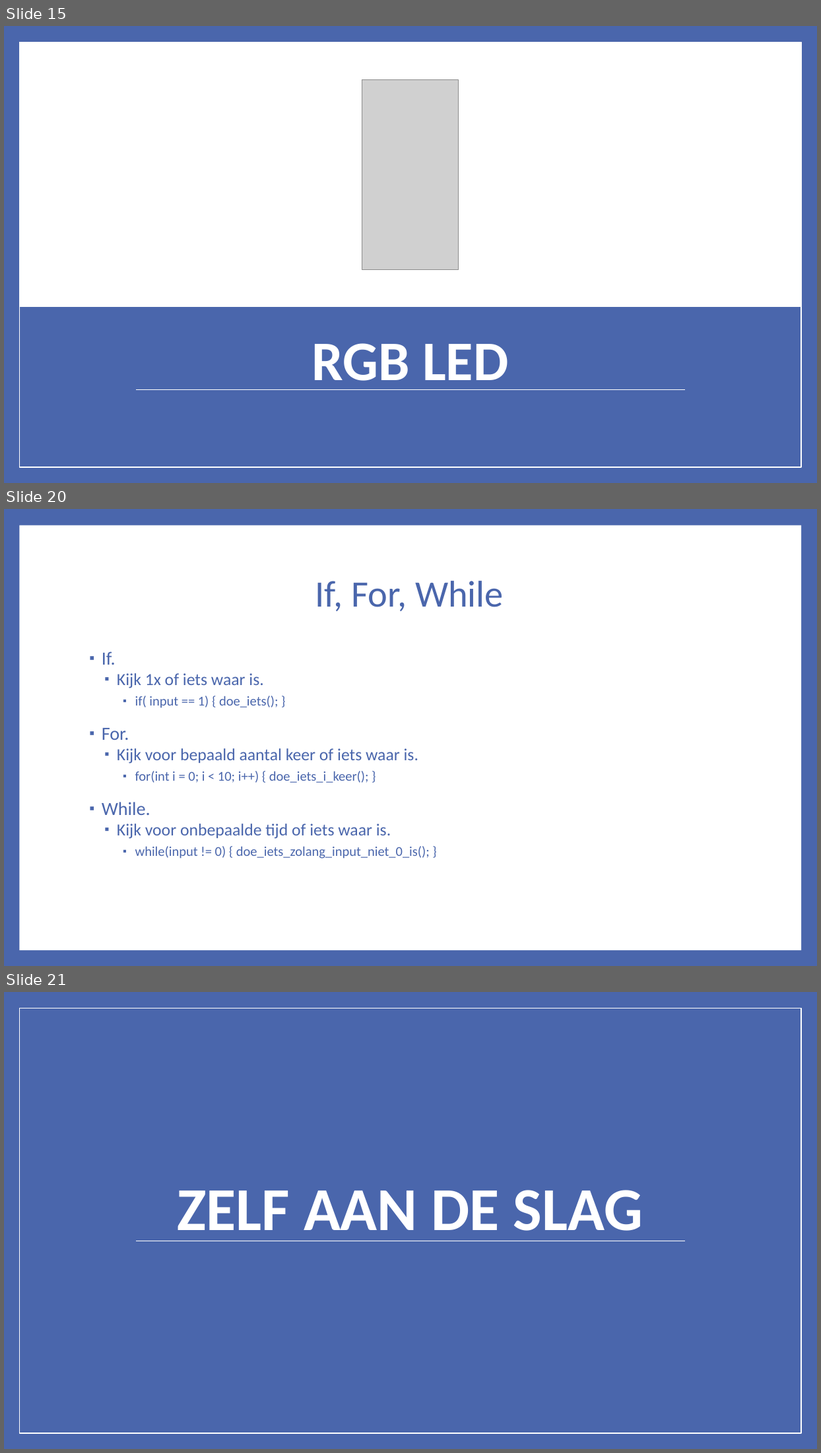
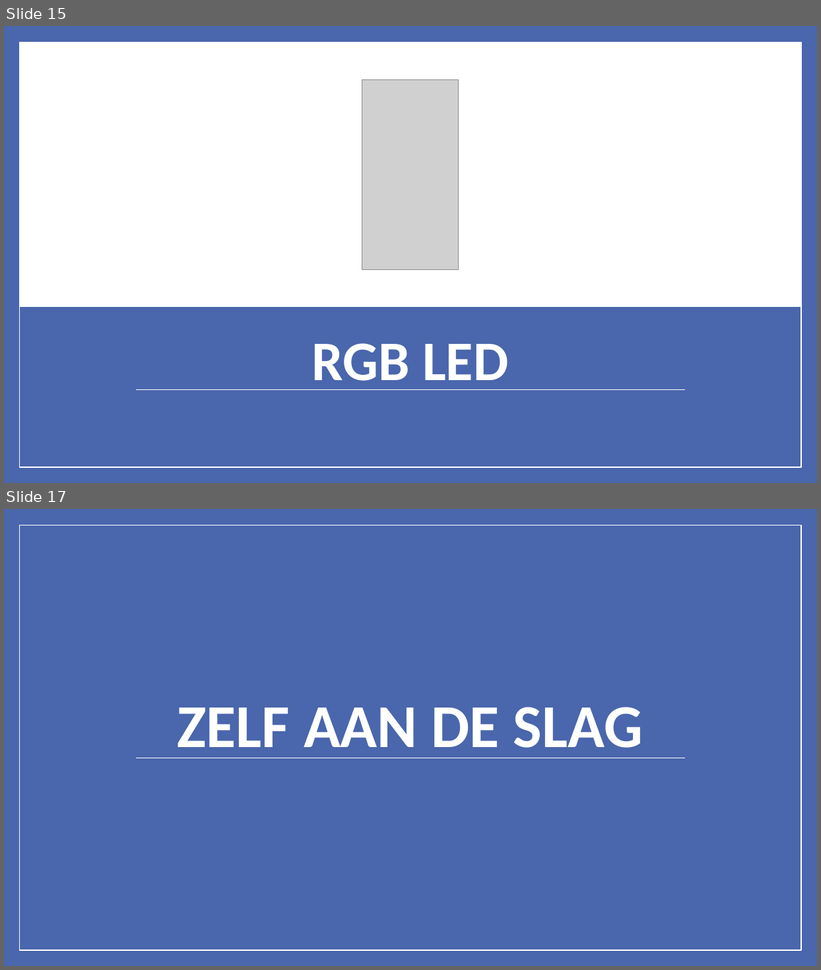
Before and after one commit to jeroenvanhattem/Arduino-Workshop, a slide deck: Documents/Arduino Advanced.pptx. Shown one above the other, each under a label of ours: slides 15, 20 and 21 before the commit, slides 15 and 17 after it; the slides between them are not shown. The pictures are 821x1453 and 821x970 pixels, drawn with LibreOffice and Linux fonts; fonts in the diff are those of the drawing; grey boxes stand for pictures. Boxes give left, top, right and bottom in pixels: in the first picture for what was removed or moved away, otherwise in the second. Text is boxed around its words. In the diff, an @@ line names an element or a change of style, - is before the commit and + after.

```diff
--- a/Documents/Arduino Advanced.pptx
+++ b/Documents/Arduino Advanced.pptx
@@ slide 20 removed at <box>4,509,817,966</box>, background #4A66AC @@
@@ rectangle removed at <box>19,525,801,951</box> @@
@@ title removed at <box>316,581,504,611</box> @@
-If, For, While
@@ text removed at <box>102,652,430,859</box> @@
-▪ If.
-  ▪ Kijk 1x of iets waar is.
-    ▪ if( input == 1) { doe_iets(); }
-▪ For.
-  ▪ Kijk voor bepaald aantal keer of iets waar is.
-    ▪ for(int i = 0; i < 10; i++) { doe_iets_i_keer(); }
-▪ While.
-  ▪ Kijk voor onbepaalde tijd of iets waar is.
-    ▪ while(input != 0) { doe_iets_zolang_input_niet_0_is(); }
@@ what was slide 21 is now slide 17 @@
```
Also in this commit, not shown: 2 slides changed, 2 slides added, 5 other slides removed, 58 other files.
